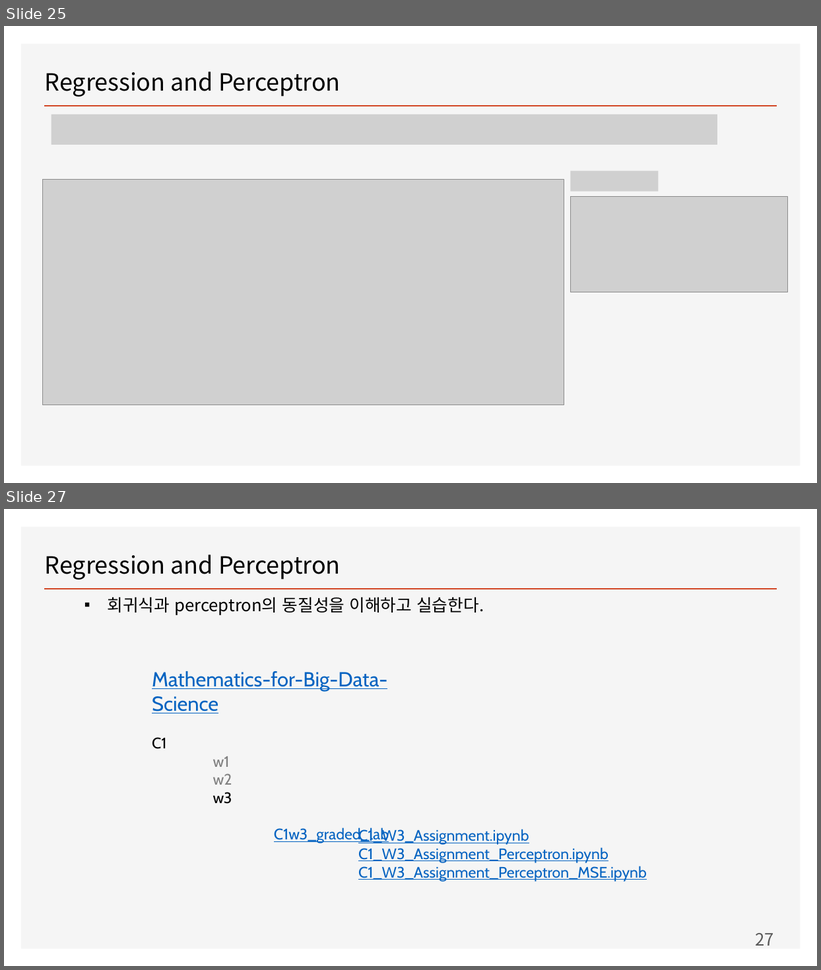
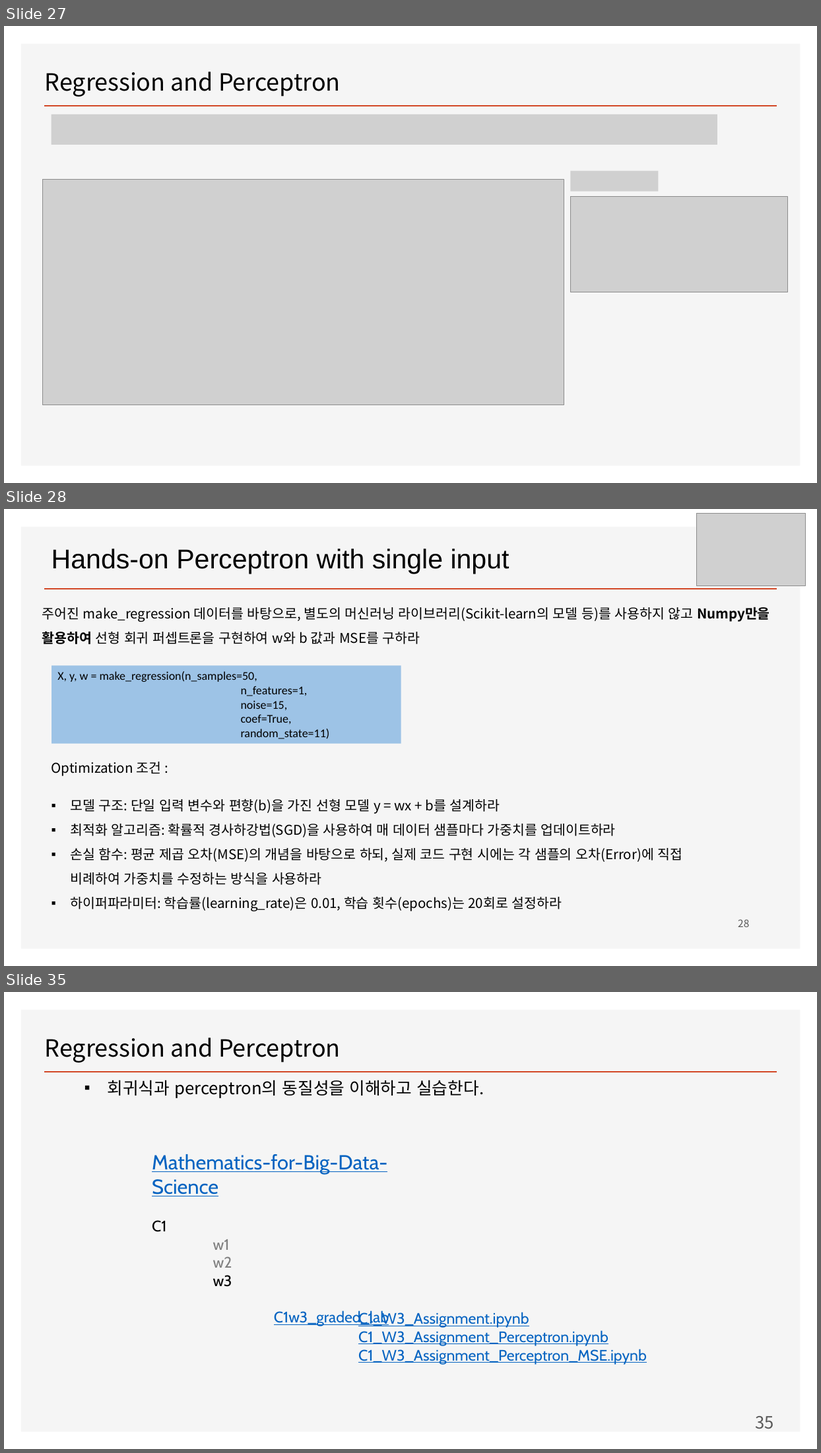
Before and after one commit to ancestor9/mathematics-for-machine-learning, a slide deck: Linear_Algebra/w4_Perceptron_Regression.pptx. Shown one above the other, each under a label of ours: slides 25 and 27 before the commit, slides 27, 28 and 35 after it; the slides between them are not shown. The pictures are 821x970 and 821x1453 pixels, drawn with LibreOffice and Linux fonts; fonts in the diff are those of the drawing; grey boxes stand for pictures; background and template pictures are left out. Boxes give left, top, right and bottom in pixels: in the first picture for what was removed or moved away, otherwise in the second. Text is boxed around its words. In the diff, an @@ line names an element or a change of style, - is before the commit and + after.

```diff
--- a/Linear_Algebra/w4_Perceptron_Regression.pptx
+++ b/Linear_Algebra/w4_Perceptron_Regression.pptx
@@ slide 28 added at [4, 509, 817, 966], background #FFFFFF; not listed: 2 template elements that a slide beside it also shows @@
@@ picture added at [696, 513, 805, 586] @@
@@ text added at [52, 549, 510, 574], 32 pt, text #000000 @@
+Hands-on Perceptron with single input
@@ text added at [42, 607, 770, 644], 16 pt, text #000000 @@
+주어진 make_regression 데이터를 바탕으로, 별도의 머신러닝 라이브러리(Scikit-learn의 모델 등)를 사용하지 않고 Numpy만을 활용하여 선형 회귀 퍼셉트론을 구현하여 w와 b 값과 MSE를 구하라
@@ rectangle added at [52, 666, 401, 744], fill #9DC3E6, 14 pt, text #000000 @@
+X, y, w = make_regression(n_samples=50,
+n_features=1,
+noise=15,
+coef=True,
+random_state=11)
@@ text added at [52, 762, 683, 912], 16 pt, text #000000 @@
+Optimization 조건 :
+▪ 모델 구조: 단일 입력 변수와 편향(b)을 가진 선형 모델 y = wx + b를 설계하라
+▪ 최적화 알고리즘: 확률적 경사하강법(SGD)을 사용하여 매 데이터 샘플마다 가중치를 업데이트하라
+▪ 손실 함수: 평균 제곱 오차(MSE)의 개념을 바탕으로 하되, 실제 코드 구현 시에는 각 샘플의 오차(Error)에 직접 비례하여 가중치를 수정하는 방식을 사용하라
+▪ 하이퍼파라미터: 학습률(learning_rate)은 0.01, 학습 횟수(epochs)는 20회로 설정하라
@@ page number added at [738, 920, 749, 927], 12 pt, text #595959 @@
+28
@@ what was slide 25 is now slide 27 @@
@@ what was slide 27 is now slide 35 @@
@@ page number at [755, 1416, 774, 1430]: text changed @@
-27
+35
```
Also in this commit, not shown: 5 slides changed, 10 other slides added, 3 slides removed.
